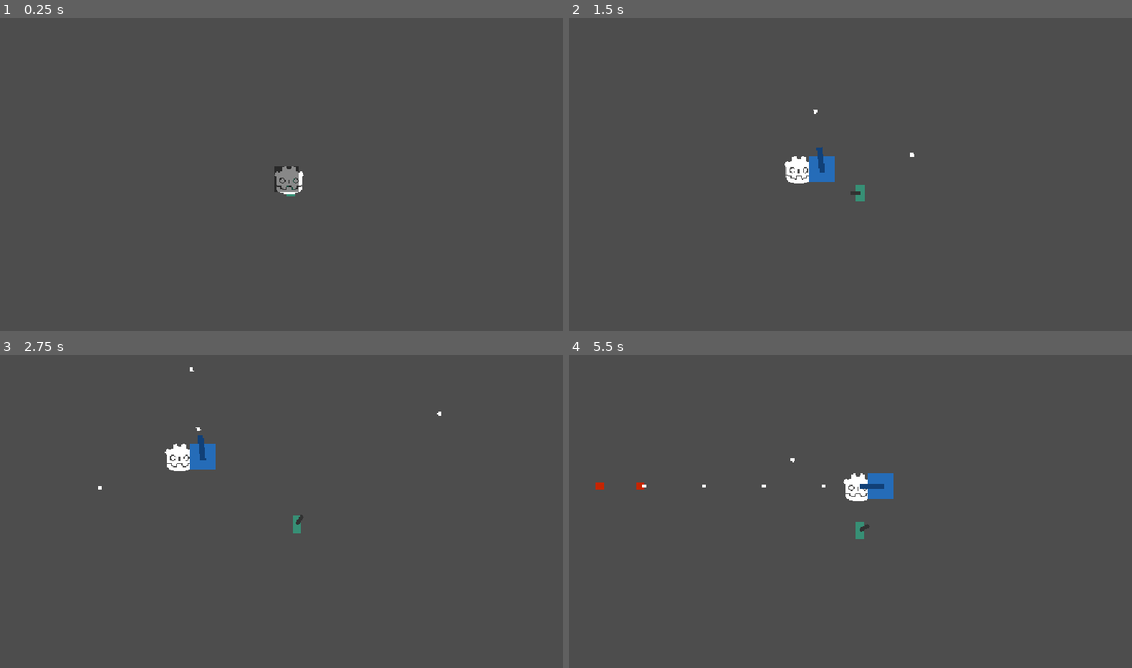
Above: before the commit, frames 1-4 (two rows, left to right).
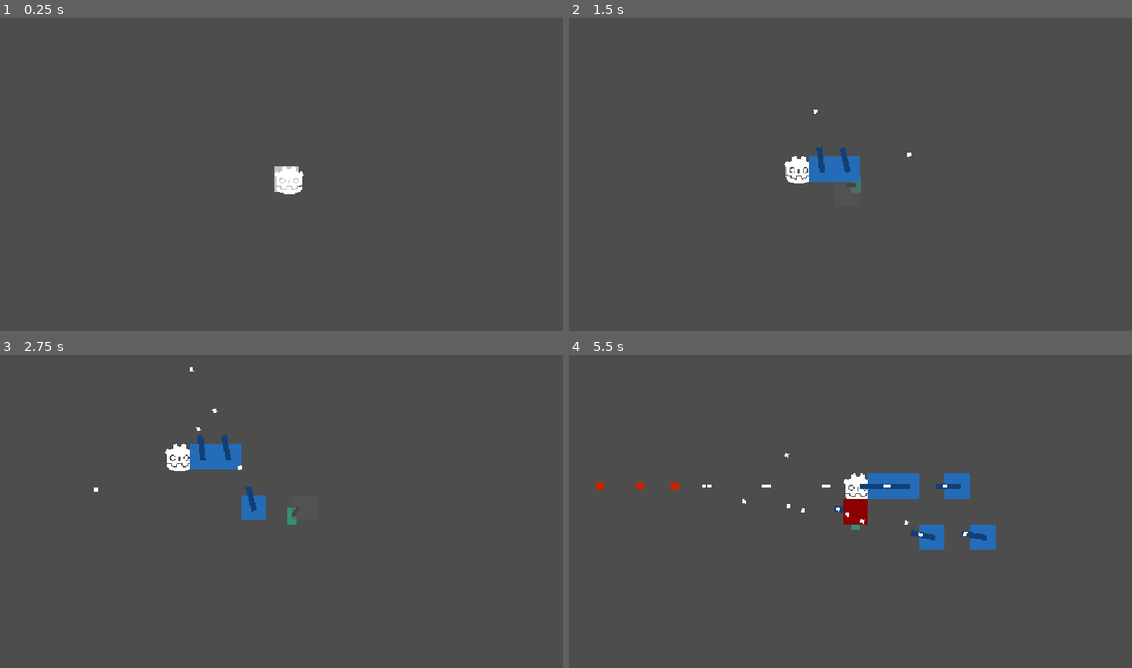
Above: after the commit, the same moments.

Repository: BluePolar282/Tower-Defense-Game
Game: Godot game, scene res://Stages/scenes/stage_0.tscn
Two runs of this game, one before a commit and one after it. Both use one fixed random seed, a clock stepped at 60 frames per second and the inputs below.
Inputs (mouse positions are in pixels of both pictures, inside the frame that each line leads up to):
- Up to frame 1 (0.25 s): no input
- Up to frame 2 (1.5 s): tap Enter at 0.5 s; move the mouse to (979, 161) at 0.52 s; press the mouse at (979, 161) at 0.53 s; hold D (Right) 0.53-1.28 s; tap E (Interact) at 0.8, 1.35 s; move the mouse to (743, 196) at 1.27 s; release the mouse at (743, 196) at 1.28 s; hold S (Down) from 1.28 s (still down)
- Up to frame 3 (2.75 s): click (174, 533) at 1.55 s; move the mouse to (343, 445) at 2.02 s; release S (Down) at 2.03 s; press the mouse at (343, 445) at 2.03 s; hold D (Right) from 2.03 s (still down); tap E (Interact) at 2.3 s
- Up to frame 4 (5.5 s): move the mouse to (827, 580) at 2.77 s; release D (Right) at 2.78 s; release the mouse at (827, 580) at 2.78 s; hold W (Up) 2.78-3.53 s; tap E (Interact) at 2.85, 3.8, 4.35, 5.3 s; click (827, 580) at 3.05 s; move the mouse to (1025, 564) at 3.52 s; press the mouse at (1025, 564) at 3.53 s; hold A (Left) 3.53-5.03 s; move the mouse to (681, 467) at 4.27 s; release the mouse at (681, 467) at 4.28 s; click (681, 467) at 4.55 s; move the mouse to (884, 514) at 5.02 s; press the mouse at (884, 514) at 5.03 s; hold S (Down) from 5.03 s (still down)

The runs differ from the first frame. In frame 1, 0.4% of the frame differs, in the area x 48-54%, y 47-57%; in frame 2, 0.5%; in frame 3, 0.9%; in frame 4, 2.2%, in the area x 12-76%, y 31-63%.

Commit message:
Fixed Tower Placement
added spacement restriction, reloading towers

Diff:
--- a/tower-defense/Player/scenes/bullet.tscn
+++ b/tower-defense/Player/scenes/bullet.tscn
@@ -17,5 +17,11 @@
 [node name="CollisionShape2D" type="CollisionShape2D" parent="." unique_id=1463116936]
 shape = SubResource("CircleShape2D_862pr")
 
+[node name="DespawnTimer" type="Timer" parent="." unique_id=481500448]
+wait_time = 2.0
+one_shot = true
+autostart = true
+
 [connection signal="area_entered" from="." to="." method="_on_area_entered"]
 [connection signal="body_entered" from="." to="." method="_on_body_entered"]
+[connection signal="timeout" from="DespawnTimer" to="." method="_on_despawn_timer_timeout"]
--- a/tower-defense/Player/scenes/player.tscn
+++ b/tower-defense/Player/scenes/player.tscn
@@ -15,12 +15,10 @@
 
 [node name="Sprite2D" type="Sprite2D" parent="." unique_id=2058955419]
 self_modulate = Color(0.21399003, 0.5606272, 0.45749122, 1)
-position = Vector2(10.75, 21)
 scale = Vector2(22.5, 42)
 texture = SubResource("CanvasTexture_862pr")
 
 [node name="CollisionShape2D" type="CollisionShape2D" parent="." unique_id=1776671889]
-position = Vector2(10.75, 21)
 shape = SubResource("RectangleShape2D_clypn")
 
 [node name="Camera2D" type="Camera2D" parent="." unique_id=1796677905]
@@ -30,7 +28,6 @@
 
 [node name="gun" type="Sprite2D" parent="." unique_id=168065870]
 self_modulate = Color(0.19434929, 0.19434926, 0.19434926, 1)
-position = Vector2(11.16, 20.885)
 rotation = -0.008726646
 scale = Vector2(25.854998, 9.775)
 texture = SubResource("CanvasTexture_s8xio")
--- a/tower-defense/Player/scripts/bullet.gd
+++ b/tower-defense/Player/scripts/bullet.gd
@@ -10,3 +10,8 @@
 func _on_area_entered(area: Area2D) -> void:
 	if area.is_in_group("Enemy"):
 		area.queue_free()
+		self.queue_free()
+
+
+func _on_despawn_timer_timeout() -> void:
+	queue_free()
--- a/tower-defense/Player/scripts/gun.gd
+++ b/tower-defense/Player/scripts/gun.gd
@@ -23,8 +23,6 @@
 	spawned_bullet.rotation = rotation
 
 	cooldown_timer.start()
-	print("shoot")
 
 func _on_cooldown_timer_timeout() -> void:
 	cooldown = false
-	print("done")
--- a/tower-defense/Player/scripts/player.gd
+++ b/tower-defense/Player/scripts/player.gd
@@ -12,7 +12,7 @@
 	get_input()
 	move_and_slide()
 
-#MOVEMENT/ANIMATIONS
+#movement
 func get_input():
 	var DIRECTION = Input.get_vector("Left", "Right", "Up", "Down")
 	velocity = DIRECTION * SPEED
--- a/tower-defense/Stages/scenes/stage_0.tscn
+++ b/tower-defense/Stages/scenes/stage_0.tscn
@@ -4,6 +4,7 @@
 [ext_resource type="PackedScene" uid="uid://c8jjxg8x4frss" path="res://Towers/scenes/core_tower.tscn" id="2_v7ar1"]
 [ext_resource type="PackedScene" uid="uid://dm240nvy1lx21" path="res://Utility/scenes/minion_spawner.tscn" id="3_on0om"]
 [ext_resource type="PackedScene" uid="uid://dujjomrb0leic" path="res://Towers/scenes/gun_tower.tscn" id="4_aa730"]
+[ext_resource type="Script" uid="uid://dvvkbp0g0mr2f" path="res://Towers/scripts/towers_container.gd" id="4_xuk1u"]
 
 [node name="Stage 0" type="Node2D" unique_id=175760451]
 
@@ -20,6 +21,7 @@
 position = Vector2(-800, 0)
 rotation = 1.5707964
 
-[node name="Towers" type="Node2D" parent="." unique_id=355668163]
+[node name="TowersContainer" type="Node2D" parent="." unique_id=355668163]
+script = ExtResource("4_xuk1u")
 
-[node name="GunTower" parent="Towers" unique_id=955976778 instance=ExtResource("4_aa730")]
+[node name="GunTower" parent="TowersContainer" unique_id=955976778 instance=ExtResource("4_aa730")]
--- a/tower-defense/Towers/scenes/gun_tower.tscn
+++ b/tower-defense/Towers/scenes/gun_tower.tscn
@@ -1,24 +1,39 @@
 [gd_scene format=3 uid="uid://dujjomrb0leic"]
 
-[ext_resource type="Script" uid="uid://dtrrd0s1d2jl" path="res://Utility/scripts/placement_logic.gd" id="1_jl80v"]
+[ext_resource type="Script" uid="uid://dtrrd0s1d2jl" path="res://Towers/scripts/placement_logic.gd" id="1_jl80v"]
 [ext_resource type="Script" uid="uid://danpun8llyjn1" path="res://Towers/scripts/gun_tower.gd" id="1_oamq0"]
 
+[sub_resource type="RectangleShape2D" id="RectangleShape2D_fbsom"]
+
 [sub_resource type="CanvasTexture" id="CanvasTexture_862pr"]
+
+[sub_resource type="RectangleShape2D" id="RectangleShape2D_s8xio"]
 
 [sub_resource type="CanvasTexture" id="CanvasTexture_s8xio"]
 
 [sub_resource type="CanvasTexture" id="CanvasTexture_fbsom"]
 
-[node name="GunTower" type="Node2D" unique_id=955976778 groups=["Tower"]]
+[node name="GunTower" type="Area2D" unique_id=2131984189 groups=["Tower"]]
 script = ExtResource("1_oamq0")
+
+[node name="CollisionShape2D" type="CollisionShape2D" parent="." unique_id=761598985]
+modulate = Color(0.32915828, 0.32915843, 0.3291584, 0.654902)
+scale = Vector2(2.92, 2.92)
+shape = SubResource("RectangleShape2D_fbsom")
 
 [node name="PlacementLogic" type="Node2D" parent="." unique_id=1605081534]
 script = ExtResource("1_jl80v")
 
 [node name="PlacementSprite" type="Sprite2D" parent="PlacementLogic" unique_id=889618167]
-self_modulate = Color(0, 0, 0, 0.46666667)
+modulate = Color(1, 1, 1, 0.651)
 scale = Vector2(64, 64)
 texture = SubResource("CanvasTexture_862pr")
+
+[node name="PlacementArea" type="Area2D" parent="PlacementLogic" unique_id=735545507]
+
+[node name="CollisionShape2D" type="CollisionShape2D" parent="PlacementLogic/PlacementArea" unique_id=925327985]
+scale = Vector2(3.2, 3.2)
+shape = SubResource("RectangleShape2D_s8xio")
 
 [node name="TowerSprite" type="Sprite2D" parent="." unique_id=701161655]
 visible = false
@@ -36,4 +51,7 @@
 wait_time = 0.5
 autostart = true
 
+[connection signal="tower_placed" from="PlacementLogic" to="." method="_on_placement_logic_tower_placed"]
+[connection signal="area_entered" from="PlacementLogic/PlacementArea" to="PlacementLogic" method="_on_placement_area_area_entered"]
+[connection signal="area_exited" from="PlacementLogic/PlacementArea" to="PlacementLogic" method="_on_placement_area_area_exited"]
 [connection signal="timeout" from="CooldownTimer" to="." method="_on_cooldown_timer_timeout"]
--- a/tower-defense/Towers/scripts/core_tower.gd
+++ b/tower-defense/Towers/scripts/core_tower.gd
@@ -15,16 +15,11 @@
 			hurt()
 
 func hurt():
-	print("ouch")
 	Health -= 10
 	$Sprite2D/AnimationPlayer.play("hurt")
 
 func die():
-	print("game over")
-
-
-	HOVERING = false
-	print("out")
+	pass
 
 
 func _on_area_entered(area: Area2D) -> void:
--- a/tower-defense/Towers/scripts/gun_tower.gd
+++ b/tower-defense/Towers/scripts/gun_tower.gd
@@ -3,24 +3,20 @@
 var bullet = preload("res://Player/scenes/bullet.tscn")
 @onready var enemy :Node2D= null
 @onready var turret: Sprite2D = $TowerSprite/turret
+@onready var parent: Node2D = $".."
 
 var placed := false
-var tower_number : int
 
 func _ready() -> void:
-	print(tower_number)
+	$CollisionShape2D.disabled = true
 
 func _process(delta: float) -> void:
-	if tower_number == 1:
-		$PlacementLogic.my_turn = true
 	if placed:
 		track_enemy()
 
 func _on_cooldown_timer_timeout() -> void:
 	if placed:
 		shoot()
-	else:
-		return
 
 func track_enemy():
 	var enemies = get_tree().get_nodes_in_group("Enemy") #returns an array
@@ -47,3 +43,7 @@
 	get_tree().root.add_child(spawned_bullet)
 	spawned_bullet.global_position = global_position
 	spawned_bullet.rotation = turret.rotation
+
+func _on_placement_logic_tower_placed() -> void:
+	$CollisionShape2D.disabled = false
+	parent.resetTower = true
--- a/tower-defense/Utility/scripts/placement_logic.gd
+++ b/tower-defense/Towers/scripts/placement_logic.gd
@@ -6,27 +6,35 @@
 @onready var placement_sprite: Sprite2D = $PlacementSprite
 @onready var tower = $".."
 
-
 var is_placed := false
-var my_turn := false
-
+var obstructed := false
+signal tower_placed
 
 func _ready() -> void:
 	tower_sprite.visible = false
 	placement_sprite.visible = true
 
-
 func _process(delta: float) -> void:
 	if is_placed == false:
 		tower.global_position = player.global_position.snapped(TILE_SIZE)
 
-
 func _input(event: InputEvent) -> void:
-	if Input.is_action_just_pressed("Interact"):
+	if Input.is_action_just_pressed("Interact") and not obstructed:
+		tower_sprite.visible = true
 		placement_sprite.visible = false
-		tower_sprite.visible = true
 		tower.placed = true
 		is_placed = true
+		tower_placed.emit()
 
-func stack():
-	pass
+#Make sure tile is free
+
+func _on_placement_area_area_entered(area: Area2D) -> void:
+	if area.is_in_group("Tower"):
+		obstructed = true
+		$PlacementSprite.modulate = Color.DARK_RED
+
+
+func _on_placement_area_area_exited(area: Area2D) -> void:
+	if area.is_in_group("Tower"):
+		obstructed = false
+		$PlacementSprite.modulate = Color(0.341, 0.341, 0.341, 0.525)
--- /dev/null
+++ b/tower-defense/Towers/scripts/towers_container.gd
@@ -0,0 +1,11 @@
+extends Node2D
+
+var GunTower = load("res://Towers/scenes/gun_tower.tscn")
+
+var resetTower := false
+
+func _process(delta: float) -> void:
+	var GunTowerReady = GunTower.instantiate()
+	if resetTower == true:
+		add_child(GunTowerReady)
+		resetTower = false
Renamed: tower-defense/Utility/scripts/placement_logic.gd.uid -> tower-defense/Towers/scripts/placement_logic.gd.uid
Not shown, added: tower-defense/Towers/scripts/towers_container.gd.uid
